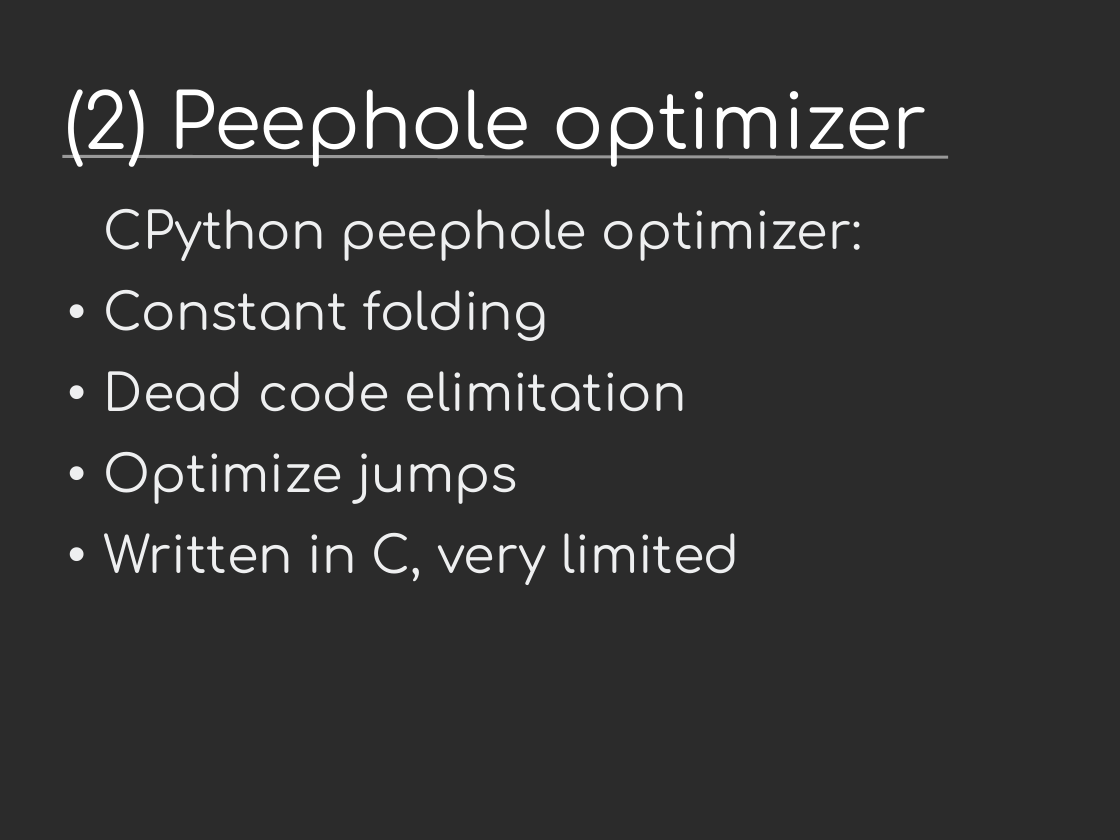
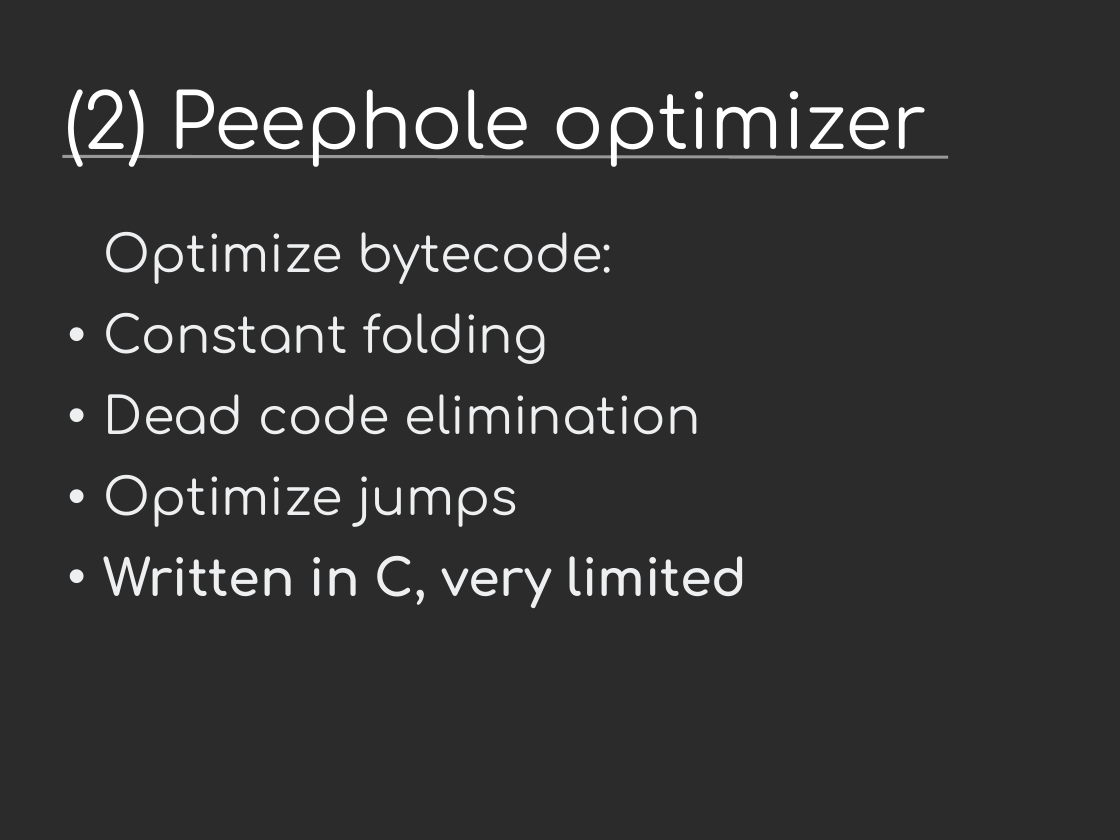
Before and after one commit to vstinner/talks, a slide deck: slide 17 of 2016-FOSDEM/fat_python.odp (slide 16 before the commit). Drawn at 1120x840 pixels with LibreOffice and Linux fonts; fonts in the diff are those of the drawing; background and template pictures are left out; a plain dark background stands for a picture behind light text. Boxes give left, top, right and bottom in pixels: in the first picture for what was removed or moved away, otherwise in the second. Text is boxed around its words. In the diff, an @@ line names an element or a change of style, - is before the commit and + after.

```diff
--- a/2016-FOSDEM/fat_python.odp
+++ b/2016-FOSDEM/fat_python.odp
@@ text "Optimize bytecode:": place and size @@
-text "Optimize bytecode:" at <box>104,209,862,585</box>
+text "Optimize bytecode:" at <box>104,232,747,608</box>
@@ text at <box>104,232,612,284</box>: text changed @@
-CPython peephole optimizer:
+Optimize bytecode:
@@ text at <box>104,394,701,435</box>: text changed @@
-• Dead code elimitation
+• Dead code elimination
@@ text at <box>104,556,747,608</box>: bold on in "Written in C, very limited" @@
```
Also in this commit, not shown: 28 other slides changed, 12 slides added, 6 slides removed, 1 other file.
